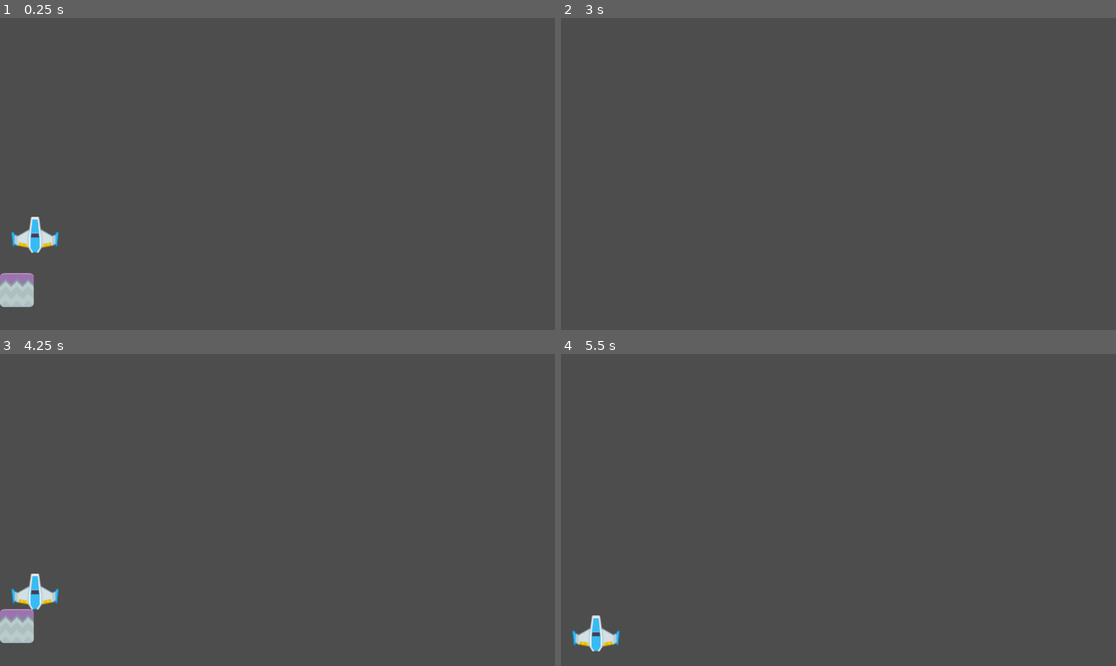
Above: before the commit, frames 1-4 (two rows, left to right).
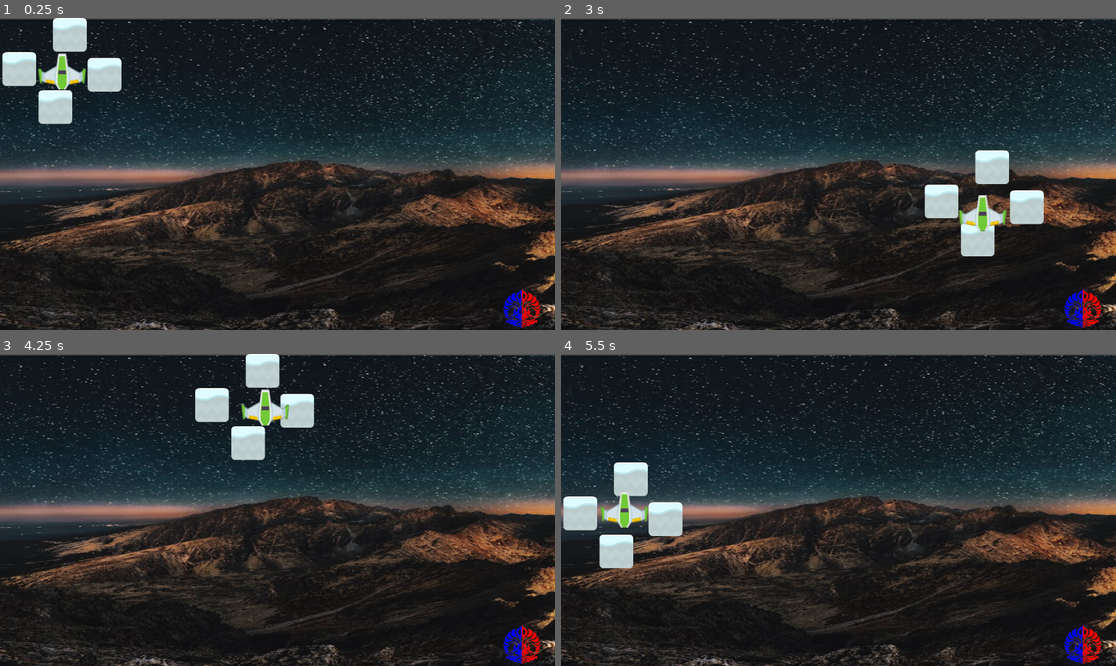
Above: after the commit, the same moments.

Repository: nano141004/GameDev-Tutorial2
Game: Godot game, scene res://scenes/MainLevel.tscn
The game is run twice, just before and just after one commit, with the same random seed, the same clock (stepped at 60 frames per second) and the same inputs.
Inputs:
- Up to frame 1 (0.25 s): no input
- Up to frame 2 (3 s): hold Right (move_right) 0.53-1.28 s; hold Down (move_down) 1.28-2.03 s; hold Right (move_right) 2.03-2.78 s; hold Up (move_up) from 2.78 s (still down)
- Up to frame 3 (4.25 s): release Up (move_up) at 3.53 s; hold Left (move_left) from 3.53 s (still down)
- Up to frame 4 (5.5 s): release Left (move_left) at 5.03 s; hold Down (move_down) from 5.03 s (still down)

The runs differ from the first frame. In frame 1, 94% of the frame differs, in the area x 0-100%, y 0-100%; in frame 2, 94%; in frame 3, 94%; in frame 4, 95%.

Commit message:
finished (?)

Diff:
--- a/scenes/BlueShip.tscn
+++ b/scenes/BlueShip.tscn
@@ -1,6 +1,6 @@
 [gd_scene load_steps=3 format=3 uid="uid://datfp8kxjrjg"]
 
-[ext_resource type="Texture2D" uid="uid://dgrrg14sgp4f4" path="res://assets/playerShip1_blue.png" id="1"]
+[ext_resource type="Texture2D" uid="uid://3ruxfsvp87ub" path="res://assets/playerShip1_green.png" id="1_td1g3"]
 
 [sub_resource type="RectangleShape2D" id="1"]
 size = Vector2(100.011, 77.4256)
@@ -8,7 +8,7 @@
 [node name="BlueShip" type="RigidBody2D"]
 
 [node name="Sprite2D" type="Sprite2D" parent="."]
-texture = ExtResource("1")
+texture = ExtResource("1_td1g3")
 
 [node name="CollisionShape2D" type="CollisionShape2D" parent="."]
 shape = SubResource("1")
--- a/scenes/MainLevel.tscn
+++ b/scenes/MainLevel.tscn
@@ -1,33 +1,55 @@
-[gd_scene load_steps=6 format=3 uid="uid://cdoksexcakmop"]
+[gd_scene load_steps=8 format=3 uid="uid://cdoksexcakmop"]
 
 [ext_resource type="PackedScene" uid="uid://y5a4e3ajuy2r" path="res://scenes/StonePlatform.tscn" id="1"]
+[ext_resource type="Texture2D" uid="uid://vy1exrkvu8wf" path="res://assets/bg3.jpeg" id="1_b7h6y"]
 [ext_resource type="PackedScene" uid="uid://datfp8kxjrjg" path="res://scenes/BlueShip.tscn" id="2"]
 [ext_resource type="Script" path="res://scenes/PlatformBlue.gd" id="3"]
 [ext_resource type="Script" path="res://scenes/ObjectiveArea.gd" id="4"]
+[ext_resource type="Texture2D" uid="uid://dh610bbucs6rh" path="res://assets/fasilkom.png" id="6_ybbal"]
 
 [sub_resource type="RectangleShape2D" id="1"]
 size = Vector2(138.75, 79)
 
 [node name="MainLevel" type="Node"]
 
+[node name="TextureRect" type="TextureRect" parent="."]
+offset_left = -3.0
+offset_top = 3.0
+offset_right = 1183.0
+offset_bottom = 818.0
+texture = ExtResource("1_b7h6y")
+expand_mode = 1
+
 [node name="PlatformBlue" type="Node2D" parent="."]
 position = Vector2(35, 565)
 script = ExtResource("3")
 
 [node name="StonePlatform" parent="PlatformBlue" instance=ExtResource("1")]
+position = Vector2(182, -447)
 
 [node name="StonePlatform2" parent="PlatformBlue" instance=ExtResource("1")]
-position = Vector2(0, 120)
+position = Vector2(80, -380)
+
+[node name="StonePlatform3" parent="PlatformBlue" instance=ExtResource("1")]
+position = Vector2(110, -530)
+
+[node name="StonePlatform4" parent="PlatformBlue" instance=ExtResource("1")]
+position = Vector2(5, -459)
 
 [node name="BlueShip" parent="." instance=ExtResource("2")]
-position = Vector2(72.7009, 421.901)
+position = Vector2(129, 109)
 lock_rotation = true
 
 [node name="ObjectiveArea" type="Area2D" parent="."]
 script = ExtResource("4")
 
 [node name="CollisionShape2D" type="CollisionShape2D" parent="ObjectiveArea"]
-position = Vector2(70.625, 40)
+position = Vector2(1083, 609)
 shape = SubResource("1")
 
+[node name="Fasilkom" type="Sprite2D" parent="."]
+position = Vector2(1083, 603.75)
+scale = Vector2(0.506667, 0.506452)
+texture = ExtResource("6_ybbal")
+
 [connection signal="body_entered" from="ObjectiveArea" to="ObjectiveArea" method="_on_ObjectiveArea_body_entered"]
--- a/scenes/PlatformBlue.gd
+++ b/scenes/PlatformBlue.gd
@@ -13,3 +13,9 @@
 
 	if Input.is_action_pressed("move_down"):
 		move_local_y(speed * delta, false)
+
+	if Input.is_action_pressed("move_left"):
+		move_local_x(-speed * delta, false)
+
+	if Input.is_action_pressed("move_right"):
+		move_local_x(speed * delta, false)
--- a/scenes/StonePlatform.tscn
+++ b/scenes/StonePlatform.tscn
@@ -1,6 +1,6 @@
 [gd_scene load_steps=3 format=3 uid="uid://y5a4e3ajuy2r"]
 
-[ext_resource type="Texture2D" uid="uid://c0do1j2bc1edf" path="res://assets/stone.png" id="1_3p1dt"]
+[ext_resource type="Texture2D" uid="uid://cbwgix0inp3tk" path="res://assets/snow.png" id="1_q1rtt"]
 
 [sub_resource type="RectangleShape2D" id="2"]
 size = Vector2(70.8416, 70.5898)
@@ -8,7 +8,7 @@
 [node name="StonePlatform" type="StaticBody2D"]
 
 [node name="Sprite2D" type="Sprite2D" parent="."]
-texture = ExtResource("1_3p1dt")
+texture = ExtResource("1_q1rtt")
 
 [node name="CollisionShape2D" type="CollisionShape2D" parent="."]
 shape = SubResource("2")
Not shown, added: assets/bg-sky.jpeg.import
Binary file added: assets/bg-sky2.jpeg
Not shown, added: assets/bg-sky2.jpeg.import
Binary file added: assets/bg3.jpeg
Not shown, added: assets/bg3.jpeg.import
